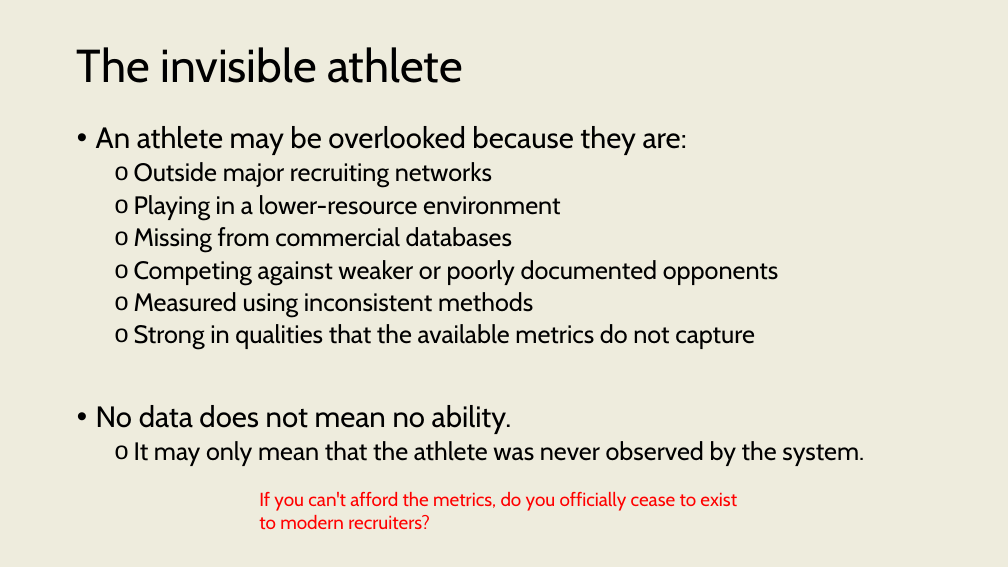
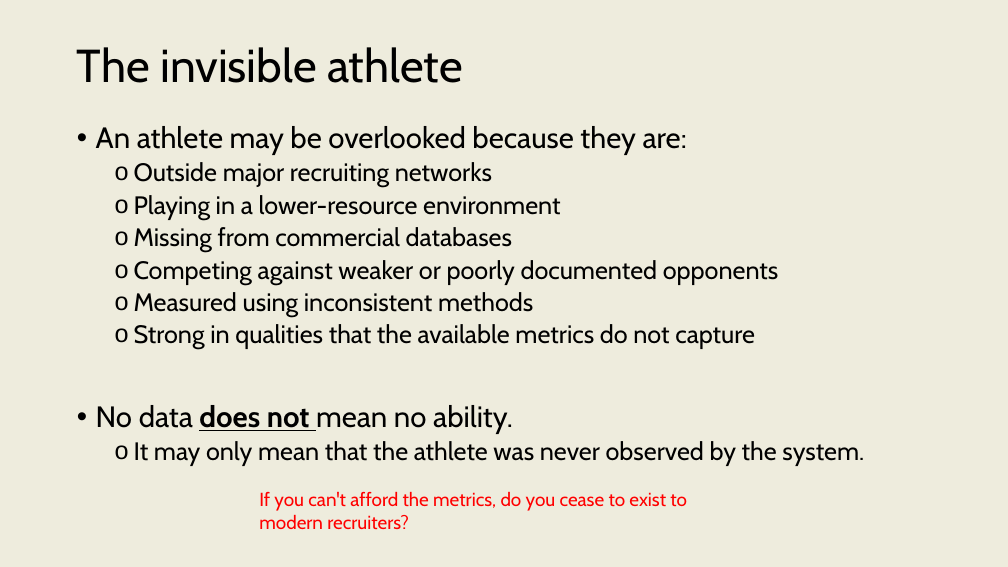
Before and after one commit to onishisaryu/HES-3000-Sports-Data-Analytics, a slide deck: slide 26 of pptx/Lecture5.pptx. Drawn at 1008x567 pixels with LibreOffice and Linux fonts; fonts in the diff are those of the drawing. Boxes give left, top, right and bottom in pixels: in the first picture for what was removed or moved away, otherwise in the second. Text is boxed around its words. In the diff, an @@ line names an element or a change of style, - is before the commit and + after.

Commit message:
L5 edit

```diff
--- a/pptx/Lecture5.pptx
+++ b/pptx/Lecture5.pptx
@@ text at box(96, 405, 513, 434): bold on, underline on in "does not" @@
@@ text at box(259, 492, 687, 530): text changed @@
-If you can't afford the metrics, do you officially cease to exist to modern recruiters?
+If you can't afford the metrics, do you cease to exist to modern recruiters?
```
Also in this commit, not shown: 1 other slide changed.
